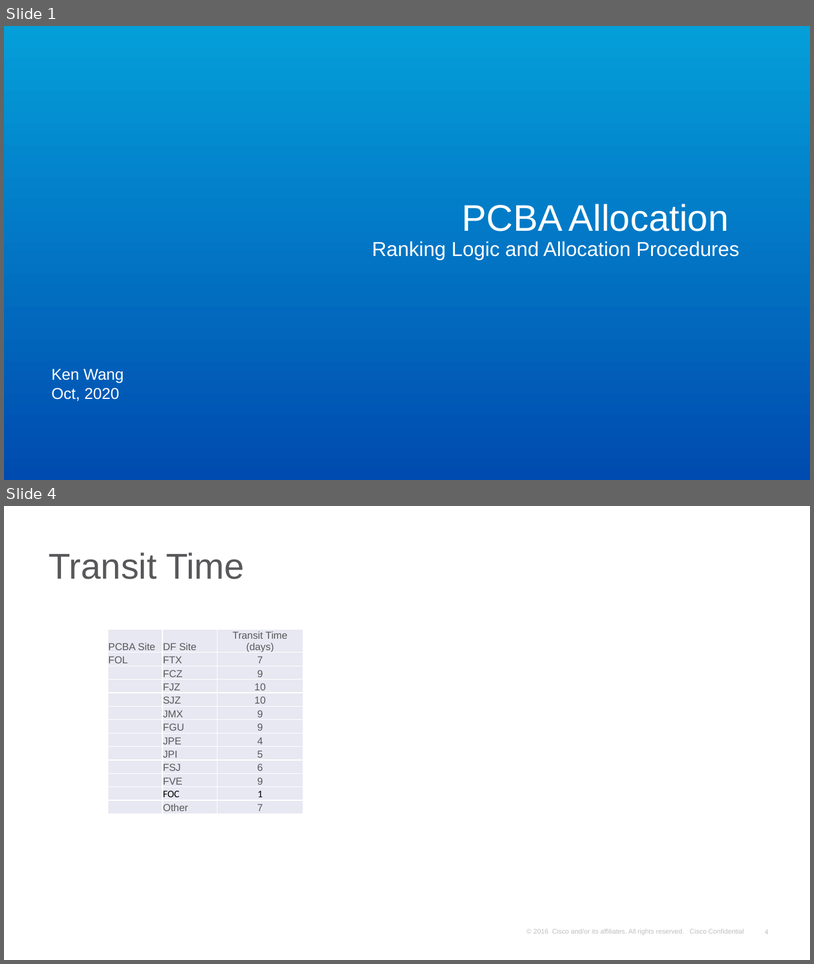
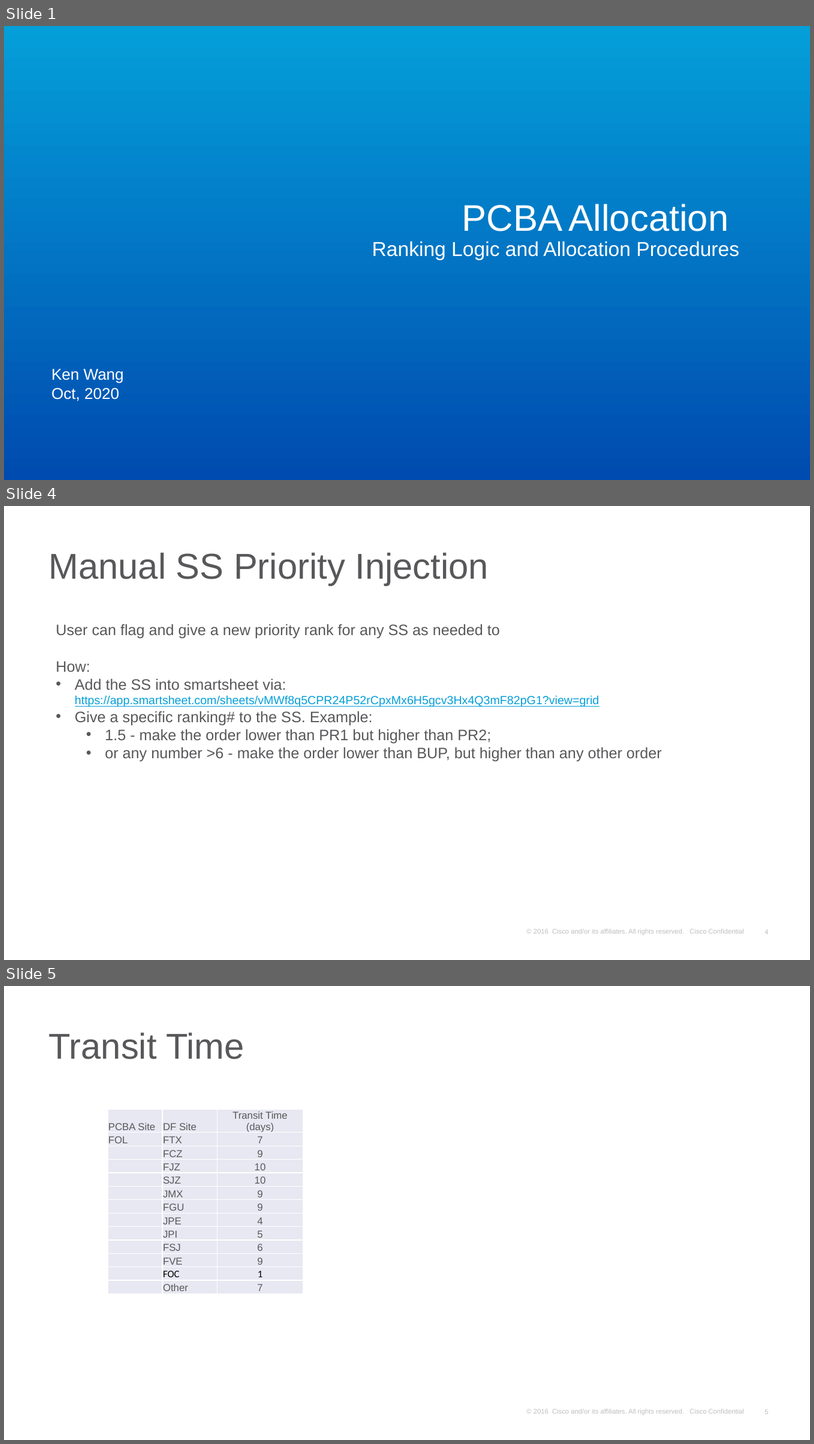
Before and after one commit to kenwang4585/pcba_allocation, a slide deck: PCBA allocation Sep 29.pptx. Shown one above the other, each under a label of ours: slides 1 and 4 before the commit, slides 1, 4 and 5 after it; the slides between them are not shown. The pictures are 814x964 and 814x1444 pixels, drawn with LibreOffice and Linux fonts; fonts in the diff are those of the drawing; background and template pictures are left out. Boxes give left, top, right and bottom in pixels: in the first picture for what was removed or moved away, otherwise in the second. Text is boxed around its words. In the diff, an @@ line names an element or a change of style, - is before the commit and + after.

Commit message:
add smartsheet function

```diff
--- a/PCBA allocation Sep 29.pptx
+++ b/PCBA allocation Sep 29.pptx
@@ slide 4 added at (4,506,810,960), background #FFFFFF; not listed: 2 template elements that a slide beside it also shows @@
@@ title added at (48,552,488,585), 42.7 pt, text #58585B @@
+Manual SS Priority Injection
@@ text added at (56,624,662,761), 18 pt, text #58585B @@
+User can flag and give a new priority rank for any SS as needed to
+How:
+• Add the SS into smartsheet via: https://app.smartsheet.com/sheets/vMWf8q5CPR24P52rCpxMx6H5gcv3Hx4Q3mF82pG1?view=grid
+• Give a specific ranking# to the SS. Example:
+  • 1.5 - make the order lower than PR1 but higher than PR2;
+  • or any number >6 - make the order lower than BUP, but higher than any other order
@@ what was slide 4 is now slide 5 @@
@@ page number at (765,1409,768,1414): text changed @@
-4
+5
```
Also in this commit, not shown: 3 slides changed, 12 other files.
